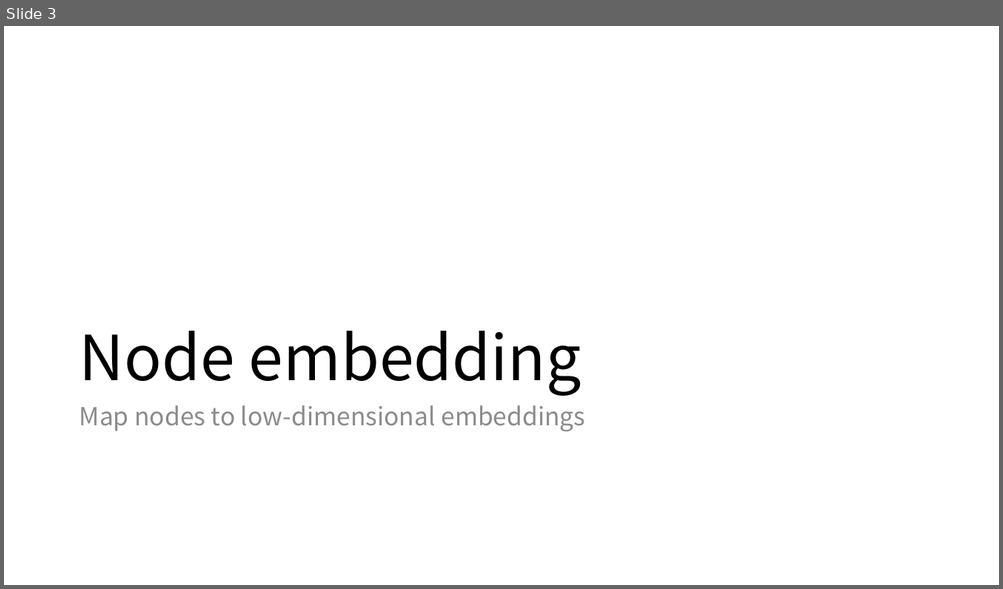
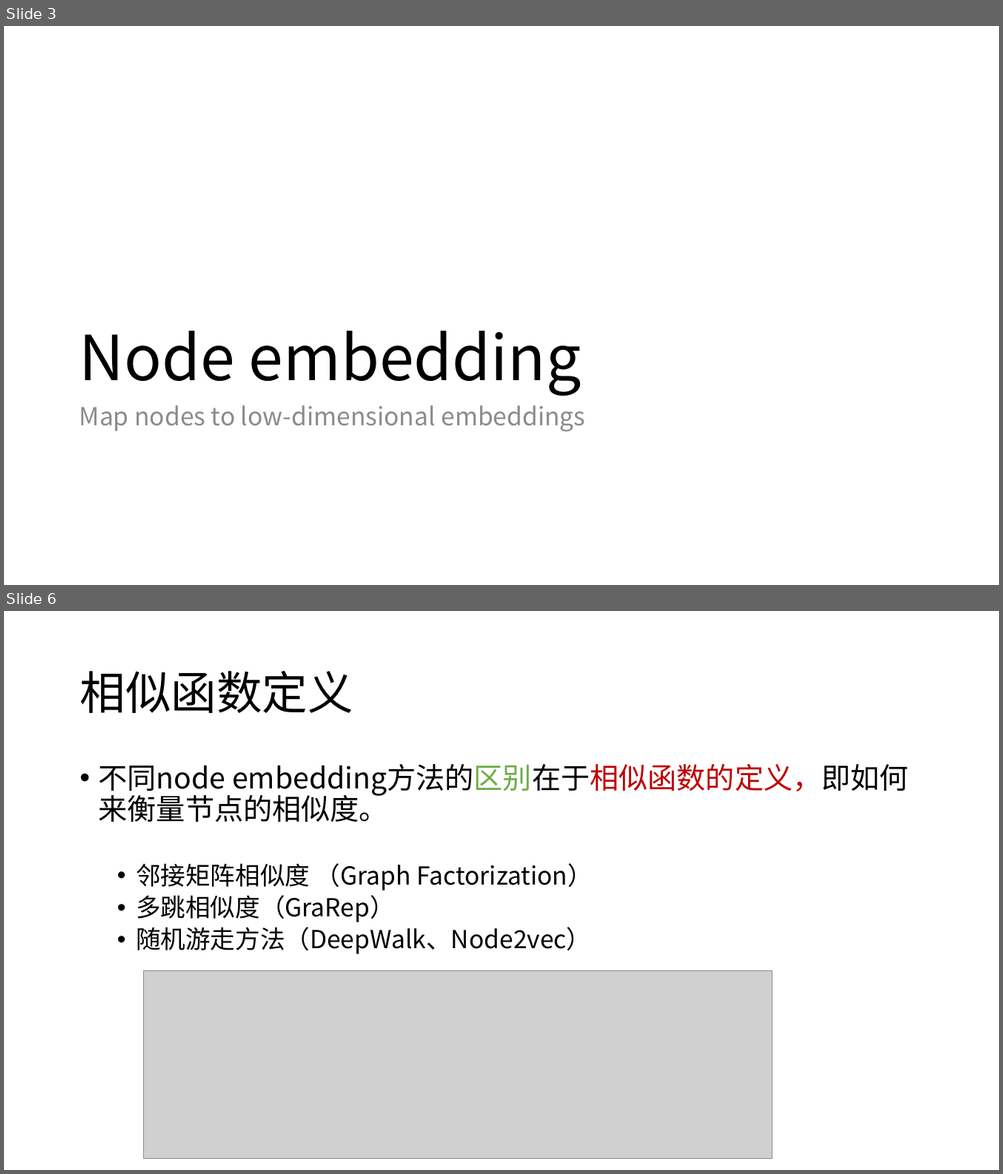
Before and after one commit to shmilysyq/rcmd_paper, a slide deck: embedding/graph embedding/Representation Learning on Graphs.pptx. Shown one above the other, each under a label of ours: slide 3 before the commit, slides 3 and 6 after it; the slides between them are not shown. The pictures are 1003x589 and 1003x1174 pixels, drawn with LibreOffice and Linux fonts; fonts in the diff are those of the drawing; grey boxes stand for pictures. Boxes give left, top, right and bottom in pixels: in the first picture for what was removed or moved away, otherwise in the second. Text is boxed around its words. In the diff, an @@ line names an element or a change of style, - is before the commit and + after.

```diff
--- a/embedding/graph embedding/Representation Learning on Graphs.pptx
+++ b/embedding/graph embedding/Representation Learning on Graphs.pptx
@@ slide 6 added at [4, 611, 999, 1170], background #FFFFFF @@
@@ title added at [79, 671, 353, 713], 44 pt, text #000000 @@
+相似函数定义
@@ text added at [99, 764, 908, 954], 24 pt, text #000000 @@
+• 不同node embedding方法的区别在于相似函数的定义，即如何来衡量节点的相似度。
+  • 邻接矩阵相似度 （Graph Factorization）
+  • 多跳相似度（GraRep）
+  • 随机游走方法（DeepWalk、Node2vec）
@@ picture added at [144, 971, 771, 1159] @@
```
Also in this commit, not shown: 23 other slides added.
